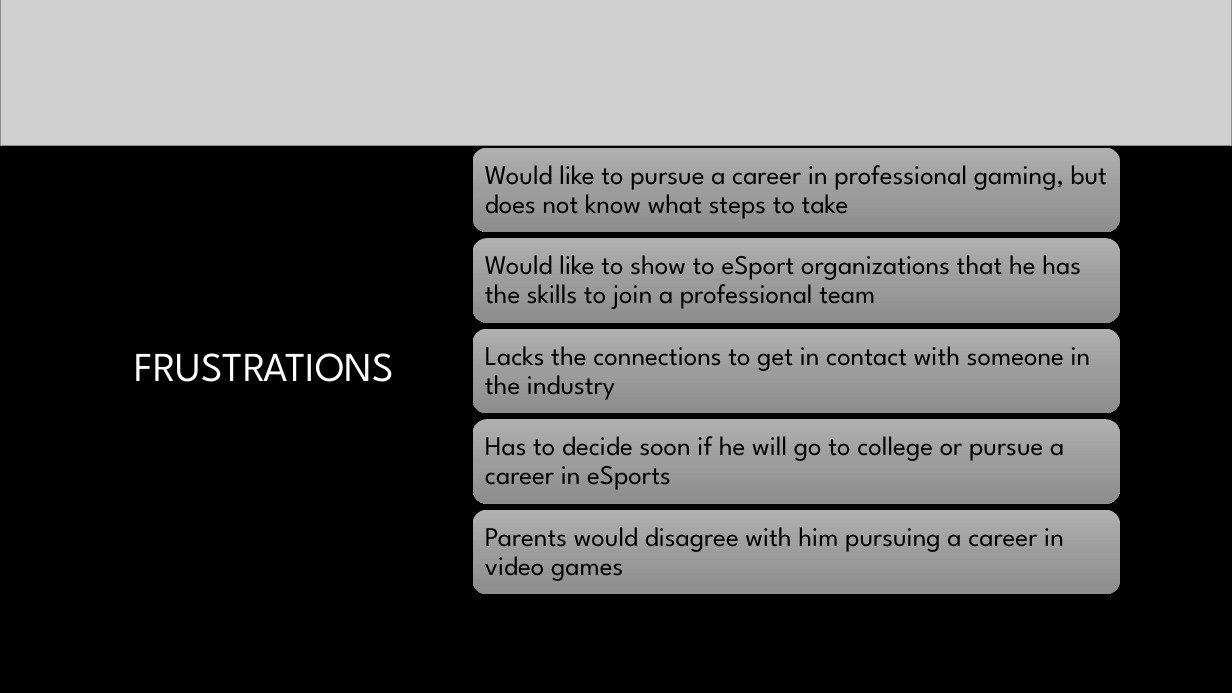
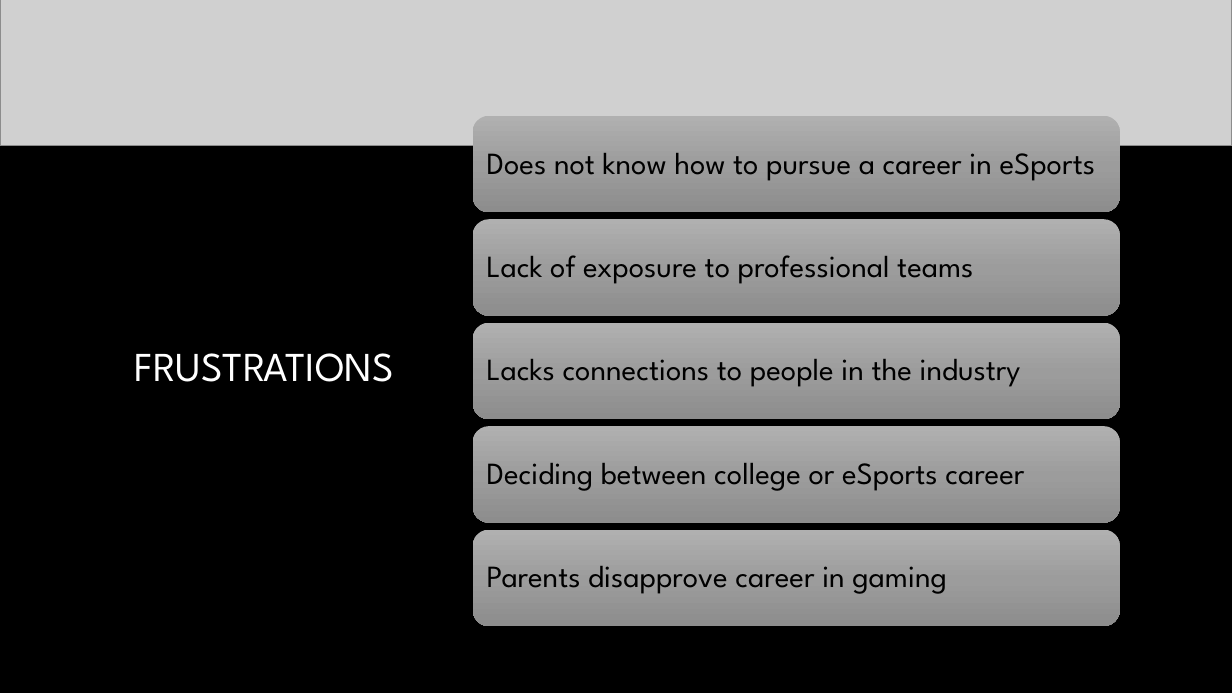
Before and after one commit to vinceleg/lab04_repo, a slide deck: slide 10 of dtc_team16_pitch_presentation.pptx. Drawn at 1232x693 pixels with LibreOffice and Linux fonts; fonts in the diff are those of the drawing; grey boxes stand for pictures; background and template pictures are left out. Boxes give left, top, right and bottom in pixels: in the first picture for what was removed or moved away, otherwise in the second. Text is boxed around its words. In the diff, an @@ line names an element or a change of style, - is before the commit and + after.

Commit message:
changed ppt

```diff
--- a/dtc_team16_pitch_presentation.pptx
+++ b/dtc_team16_pitch_presentation.pptx
@@ rounded rectangle resized from (x1=473, y1=148, x2=1120, y2=232) to (x1=473, y1=116, x2=1120, y2=212) @@
@@ text at (x1=487, y1=153, x2=1096, y2=181): text changed; size 21 to 24 pt @@
-Would like to pursue a career in professional gaming, but does not know what steps to take
+Does not know how to pursue a career in eSports
@@ rounded rectangle resized from (x1=473, y1=238, x2=1120, y2=323) to (x1=473, y1=219, x2=1120, y2=315) @@
@@ text removed at (x1=485, y1=255, x2=1081, y2=309) @@
-Would like to show to eSport organizations that he has the skills to join a professional team
@@ text added at (x1=487, y1=255, x2=973, y2=284), 24 pt, text #000000 @@
+Lack of exposure to professional teams
@@ rounded rectangle resized from (x1=473, y1=329, x2=1120, y2=413) to (x1=473, y1=323, x2=1120, y2=419) @@
@@ text at (x1=487, y1=359, x2=1021, y2=387): text changed; size 21 to 24 pt @@
-Lacks the connections to get in contact with someone in the industry
+Lacks connections to people in the industry
@@ rounded rectangle resized from (x1=473, y1=420, x2=1120, y2=504) to (x1=473, y1=426, x2=1120, y2=522) @@
@@ text at (x1=487, y1=463, x2=1024, y2=491): text changed; size 21 to 24 pt @@
-Has to decide soon if he will go to college or pursue a career in eSports
+Deciding between college or eSports career
@@ rounded rectangle resized from (x1=473, y1=510, x2=1120, y2=594) to (x1=473, y1=530, x2=1120, y2=626) @@
@@ text at (x1=487, y1=566, x2=947, y2=594): text changed; size 21 to 24 pt @@
-Parents would disagree with him pursuing a career in video games
+Parents disapprove career in gaming
```
Also in this commit, not shown: 5 other slides changed, 1 slide added.
